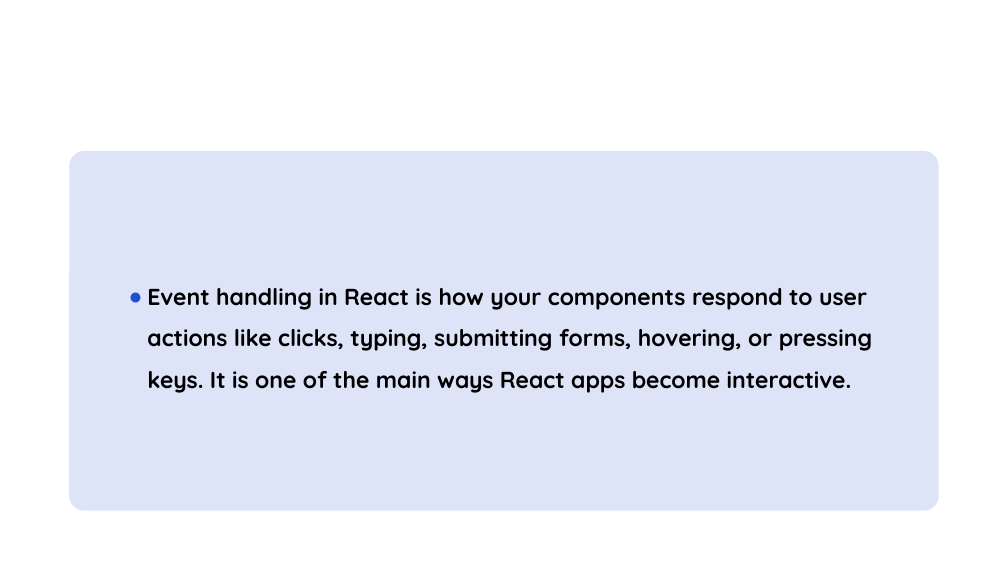
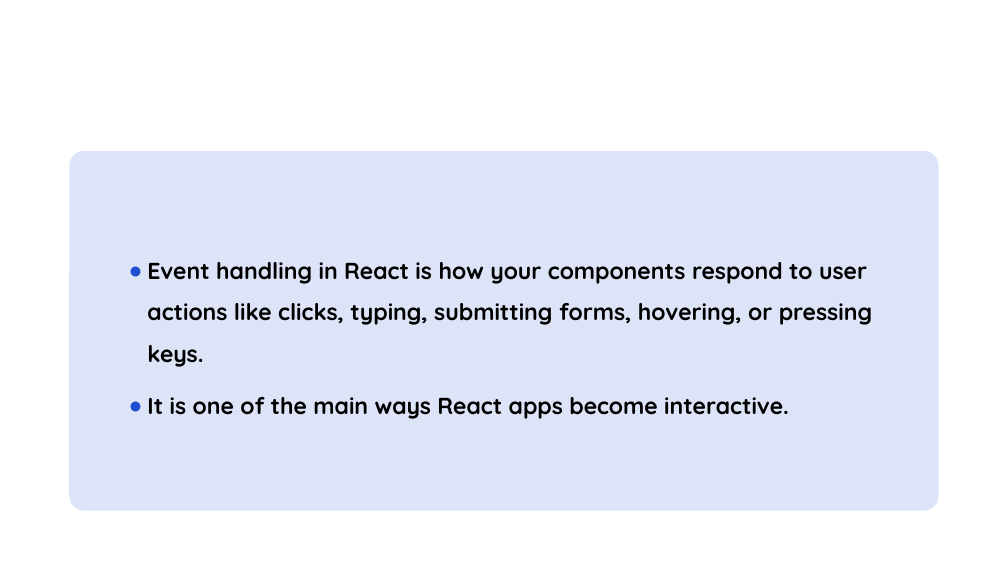
Before and after one commit to RakeshdotKR/SW_CSE_B1.4_Internship, a slide deck: slide 105 of Day/Day12/ReactJS_Fundamentals.pptx (slide 104 before the commit). Drawn at 1008x567 pixels with LibreOffice and Linux fonts; fonts in the diff are those of the drawing; background and template pictures are left out. Boxes give left, top, right and bottom in pixels: in the first picture for what was removed or moved away, otherwise in the second. Text is boxed around its words. In the diff, an @@ line names an element or a change of style, - is before the commit and + after.

Commit message:
Minor changes

```diff
--- a/Day/Day12/ReactJS_Fundamentals.pptx
+++ b/Day/Day12/ReactJS_Fundamentals.pptx
@@ text at bbox=[147, 262, 872, 419]: text changed @@
-● Event handling in React is how your components respond to user actions like clicks, typing, submitting forms, hovering, or pressing keys. It is one of the main ways React apps become interactive.
+● Event handling in React is how your components respond to user actions like clicks, typing, submitting forms, hovering, or pressing keys.
+● It is one of the main ways React apps become interactive.
```
Also in this commit, not shown: 6 other slides changed, 1 slide added.
